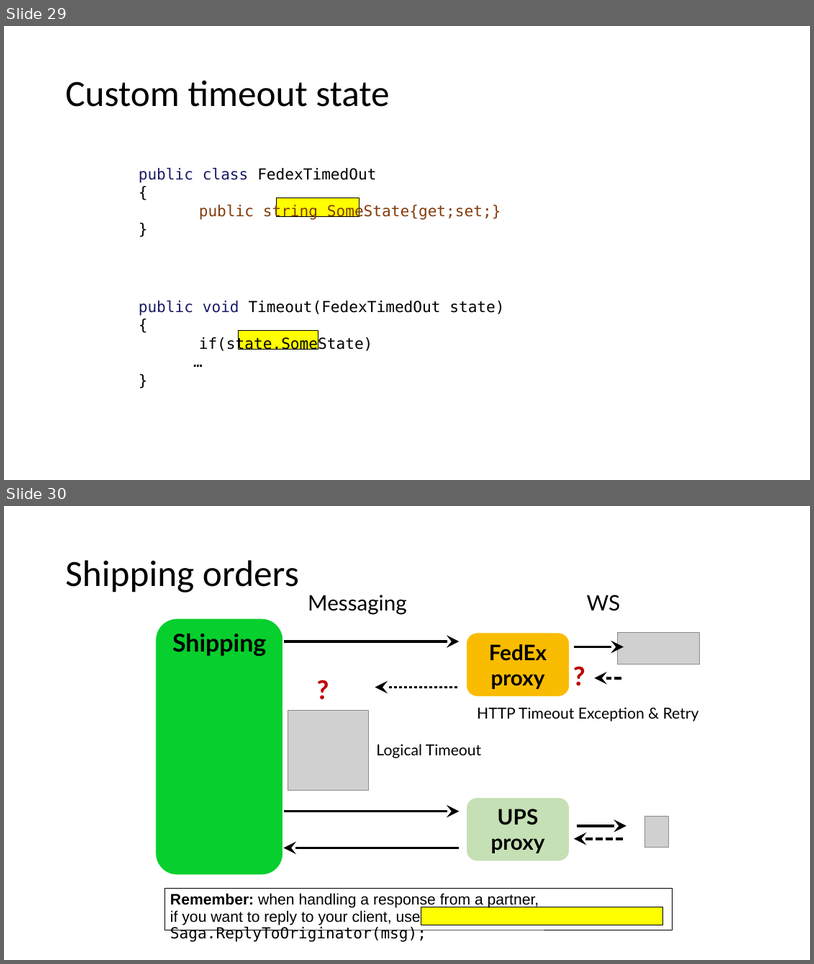
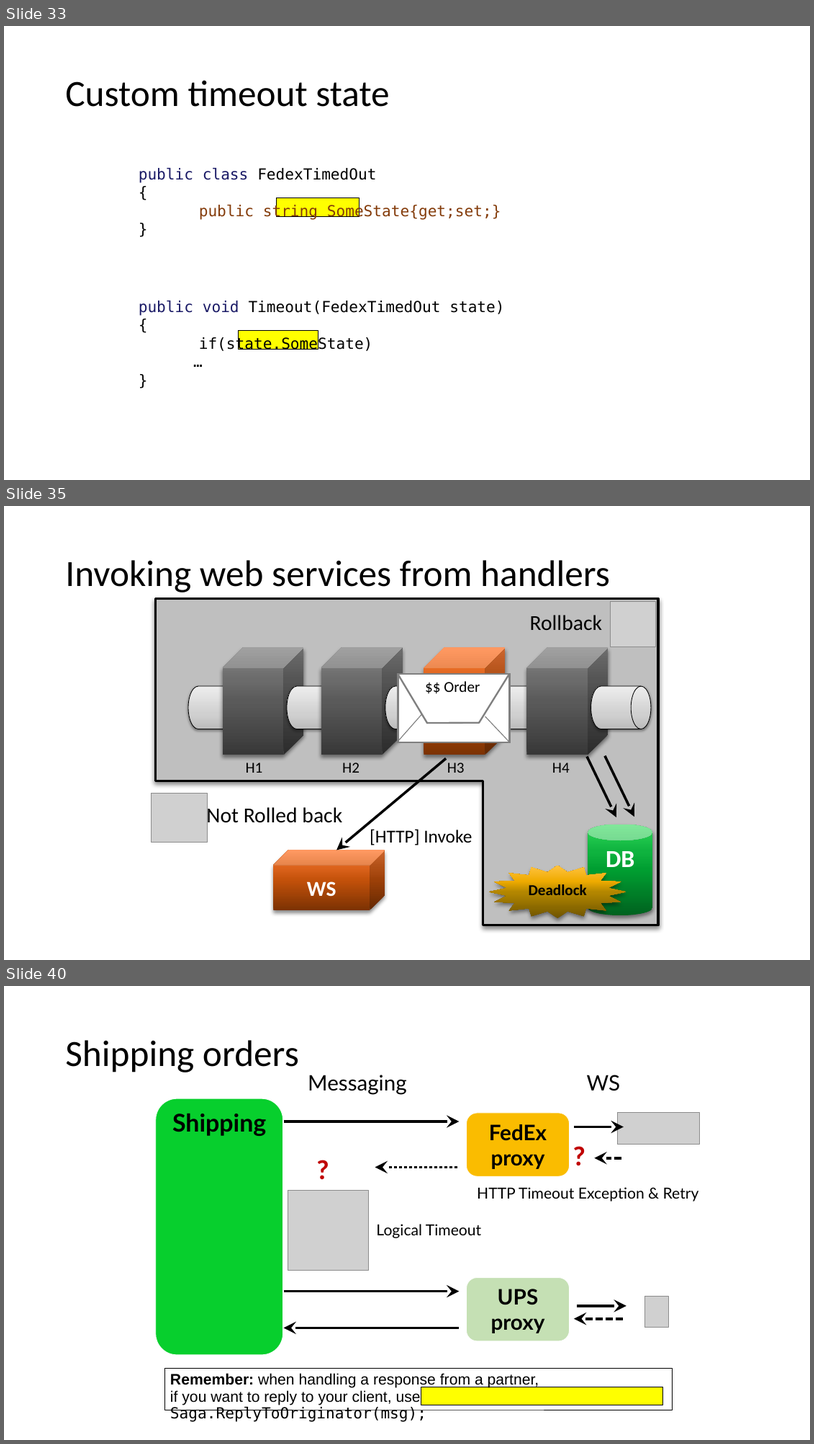
Before and after one commit to Particular/SagaMasterClass, a slide deck: SagaMasterClass.pptx. Shown one above the other, each under a label of ours: slides 29 and 30 before the commit, slides 33, 35 and 40 after it; the slides between them are not shown. The pictures are 814x964 and 814x1444 pixels, drawn with LibreOffice and Linux fonts; fonts in the diff are those of the drawing; grey boxes stand for pictures. Boxes give left, top, right and bottom in pixels: in the first picture for what was removed or moved away, otherwise in the second. Text is boxed around its words. In the diff, an @@ line names an element or a change of style, - is before the commit and + after.

```diff
--- a/SagaMasterClass.pptx
+++ b/SagaMasterClass.pptx
@@ slide 35 added at box(4, 506, 810, 960), background #FFFFFF @@
@@ title added at box(65, 560, 610, 592), 44 pt, text #000000 @@
+Invoking web services from handlers
@@ corner added at box(155, 599, 658, 924), fill #BFBFBF, outline #000000 3 pt @@
@@ picture added at box(611, 602, 656, 647) @@
@@ text added at box(530, 615, 602, 630), 25.4 pt, text #000000 @@
+Rollback
@@ cube added at box(223, 648, 305, 754), fill gradient #383838 to #5A5A5A to #6C6C6C to #898989 @@
@@ cube added at box(322, 648, 404, 754), fill gradient #383838 to #5A5A5A to #6C6C6C to #898989 @@
@@ cube added at box(424, 648, 506, 754), fill gradient #7D3203 to #C4520B to #DB631C to #FF803C @@
@@ cube added at box(527, 648, 609, 754), fill gradient #383838 to #5A5A5A to #6C6C6C to #898989 @@
@@ flow chart magnetic drum added at box(188, 686, 248, 729), fill gradient #BDBDBD to #D1D1D1 to #EEEEEE, outline #000000 0.75 pt @@
@@ flow chart magnetic drum added at box(287, 686, 347, 729), fill gradient #BDBDBD to #D1D1D1 to #EEEEEE, outline #000000 0.75 pt @@
@@ flow chart magnetic drum added at box(386, 686, 445, 729), fill gradient #BDBDBD to #D1D1D1 to #EEEEEE, outline #000000 0.75 pt @@
@@ group added at box(399, 674, 510, 743): 5 lines, 1 rectangle, 1 text @@
+$$ Order
@@ flow chart magnetic drum added at box(489, 686, 548, 729), fill gradient #BDBDBD to #D1D1D1 to #EEEEEE, outline #000000 0.75 pt @@
@@ flow chart magnetic drum added at box(592, 686, 651, 729), fill gradient #BDBDBD to #D1D1D1 to #EEEEEE, outline #000000 0.75 pt @@
@@ text added at box(246, 762, 263, 772), 18.1 pt, text #000000 @@
+H1
@@ arrow added from (446, 758) to (337, 849), #000000 3 pt @@
@@ text added at box(342, 762, 360, 772), 18.1 pt, text #000000 @@
+H2
@@ text added at box(448, 762, 465, 772), 18.1 pt, text #000000 @@
+H3
@@ text added at box(553, 762, 570, 772), 18.1 pt, text #000000 @@
+H4
@@ arrow added from (587, 757) to (617, 817), #000000 3 pt @@
@@ arrow added from (605, 756) to (635, 816), #000000 3 pt @@
@@ picture added at box(151, 793, 207, 842) @@
@@ text added at box(206, 804, 342, 827), 25.4 pt, text #000000 @@
+Not Rolled back
@@ text added at box(370, 829, 472, 845), 21.8 pt, text #000000 @@
+[HTTP] Invoke
@@ cylinder added at box(589, 824, 653, 916), fill gradient #00631F to #00A031 to #10B43F to #2FD758, 29 pt, text #FFFFFF, bold @@
+DB
@@ cube added at box(274, 849, 385, 909), fill gradient #7D3203 to #C4520B to #DB631C to #FF803C, 25.4 pt, text #FFFFFF, bold @@
+WS
@@ star added at box(489, 865, 627, 918), fill gradient #705400 to #B48800 to #F0AC00 to #FFC342, 18.1 pt, text #000000, bold @@
+Deadlock
@@ what was slide 29 is now slide 33 @@
@@ what was slide 30 is now slide 40 @@
```
Also in this commit, not shown: 7 slides changed, 9 other slides added.
